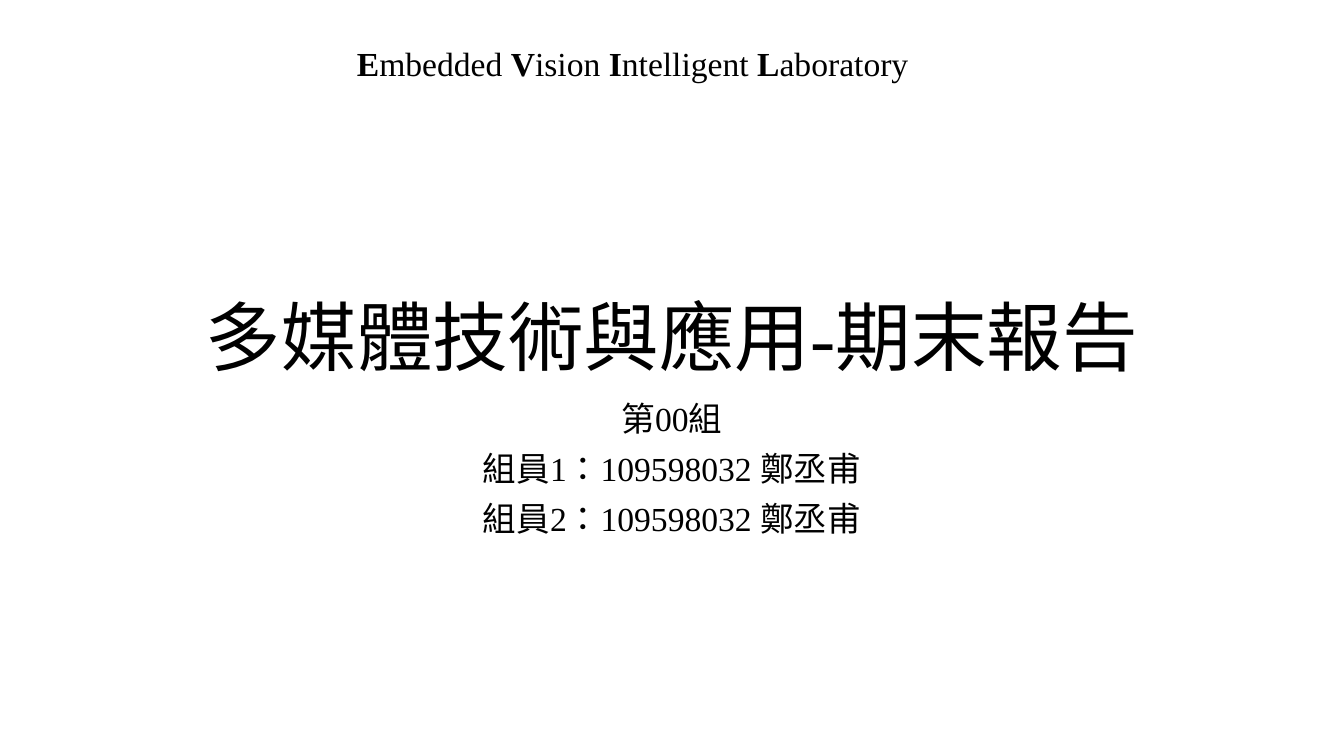
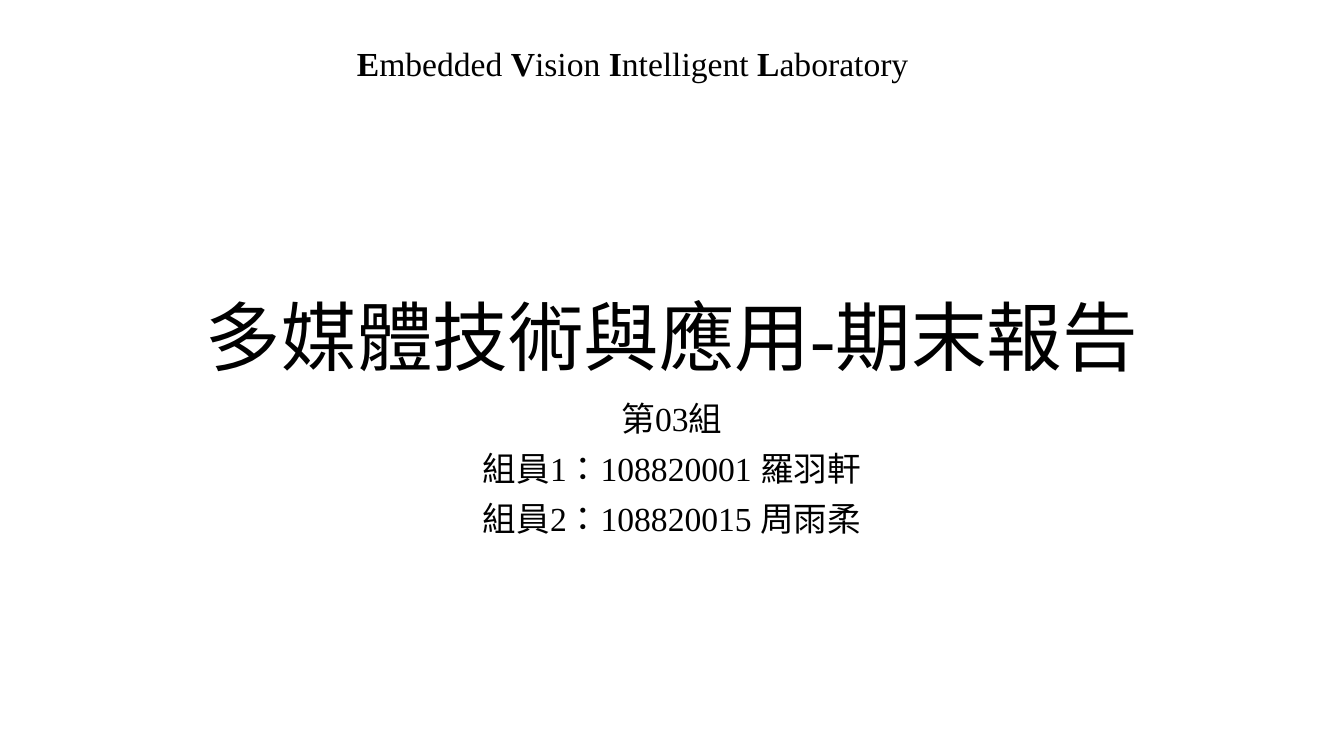
Before and after one commit to lohsuan/Multimedia-Tech, a slide deck: slide 1 of 期末專案_第三組_小組報告/期末專案_第三組_小組報告.pptx. Drawn at 1344x756 pixels with LibreOffice and Linux fonts; fonts in the diff are those of the drawing; background and template pictures are left out. Boxes give left, top, right and bottom in pixels: in the first picture for what was removed or moved away, otherwise in the second. Text is boxed around its words. In the diff, an @@ line names an element or a change of style, - is before the commit and + after.

```diff
--- a/期末專案_第三組_小組報告/期末專案_第三組_小組報告.pptx
+++ b/期末專案_第三組_小組報告/期末專案_第三組_小組報告.pptx
@@ subtitle at bbox=[483, 402, 861, 534]: text changed @@
-第00組
-組員1：109598032 鄭丞甫
-組員2：109598032 鄭丞甫
+第03組
+組員1：108820001 羅羽軒
+組員2：108820015 周雨柔
```
Also in this commit, not shown: 3 other slides changed.
